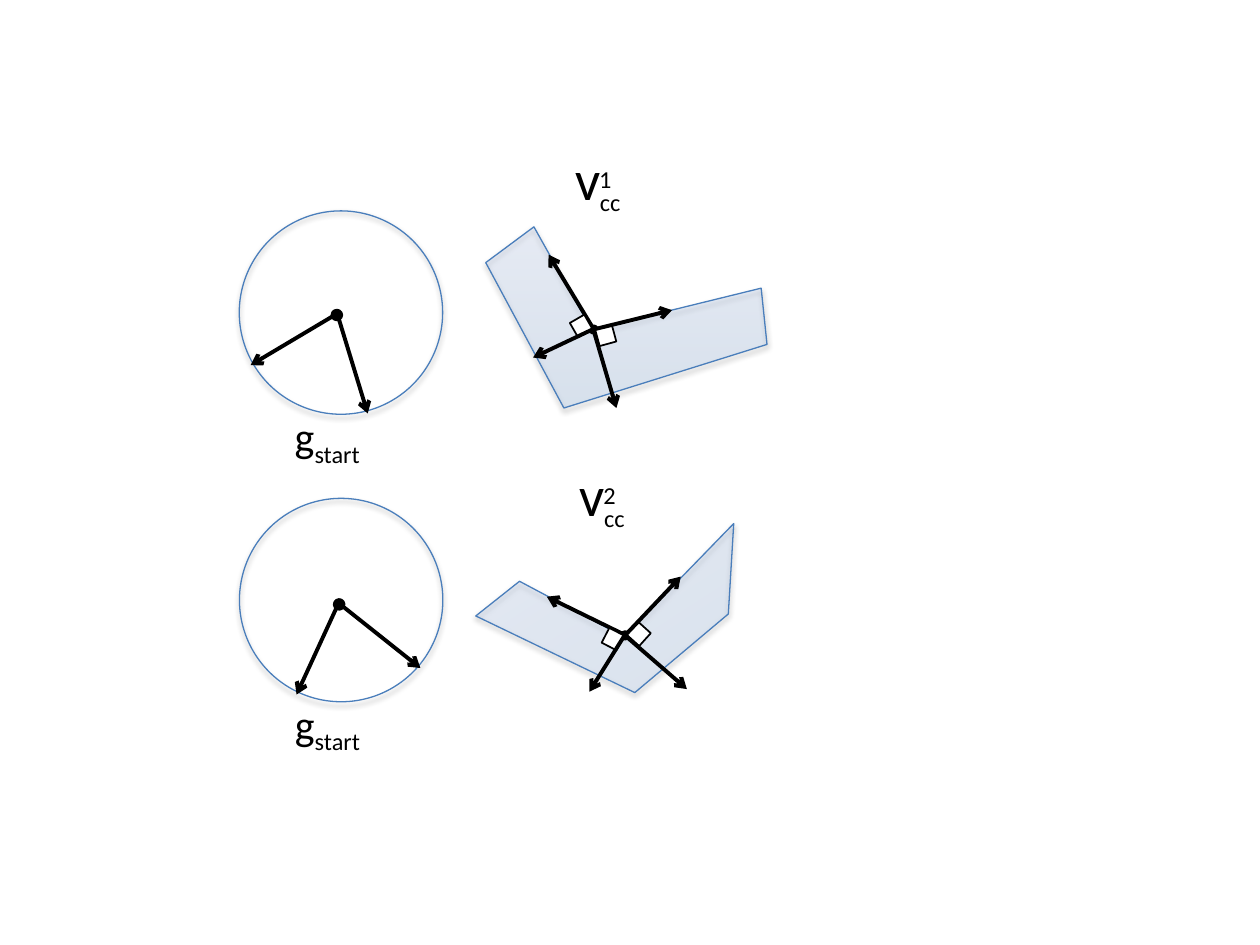
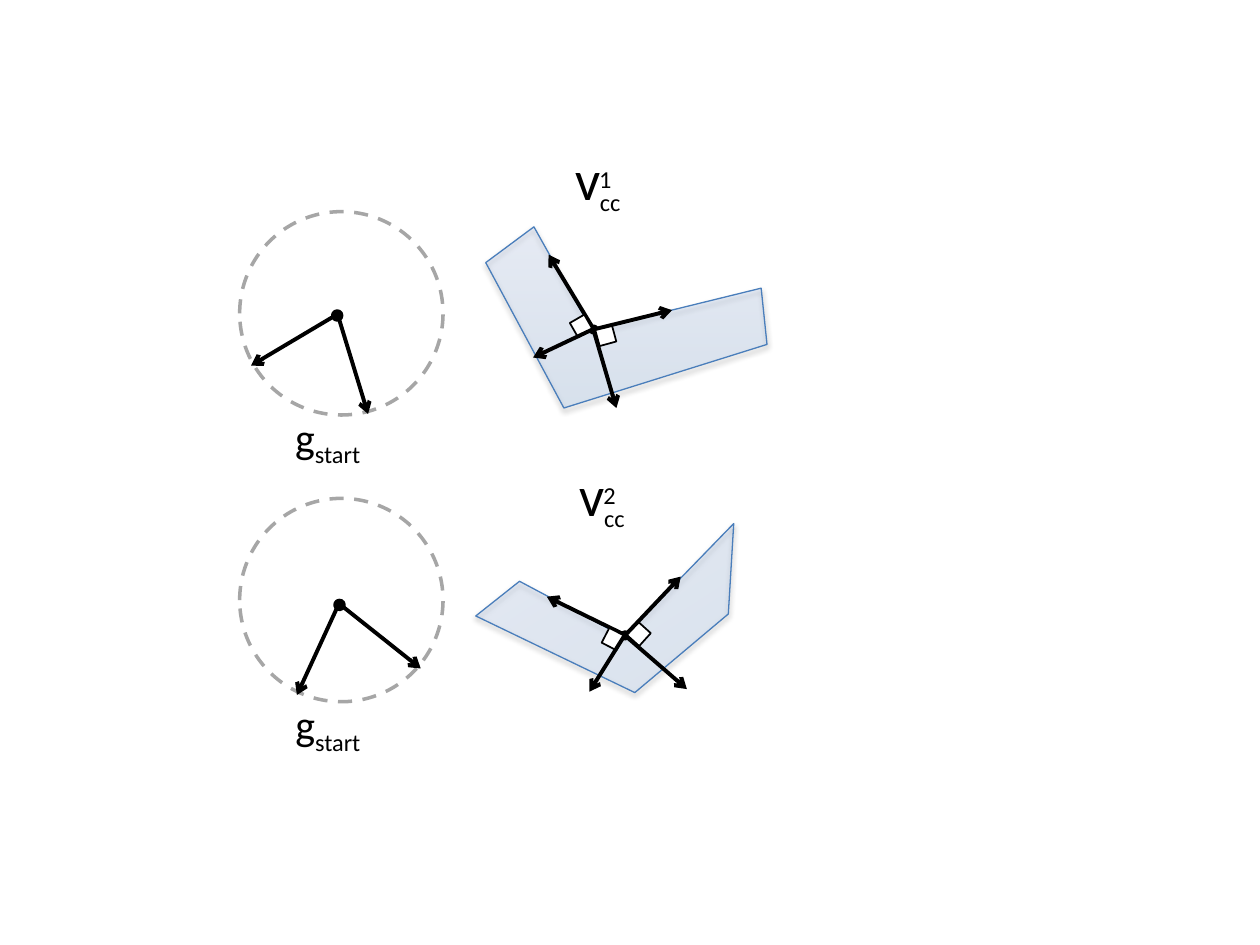
Before and after one commit to pcottle/MastersThesis, a slide deck: slide 18 of figures/figures.pptx. Drawn at 1260x945 pixels with LibreOffice and Linux fonts; fonts in the diff are those of the drawing. Boxes give left, top, right and bottom in pixels: in the first picture for what was removed or moved away, otherwise in the second. Text is boxed around its words. In the diff, an @@ line names an element or a change of style, - is before the commit and + after.

```diff
--- a/figures/figures.pptx
+++ b/figures/figures.pptx
@@ ellipse at [239,212,442,415]: fill none to #FFFFFF; outline #4B7EBC 0.75 pt to #A6A6A6 2 pt dashed; shadow off @@
@@ ellipse at [239,499,442,702]: fill none to #FFFFFF; outline #4B7EBC 0.75 pt to #A6A6A6 2 pt dashed; shadow off; rotation 325 to 0 degrees @@
```
Also in this commit, not shown: 6 other slides changed, 1 slide added, 7 other files.
